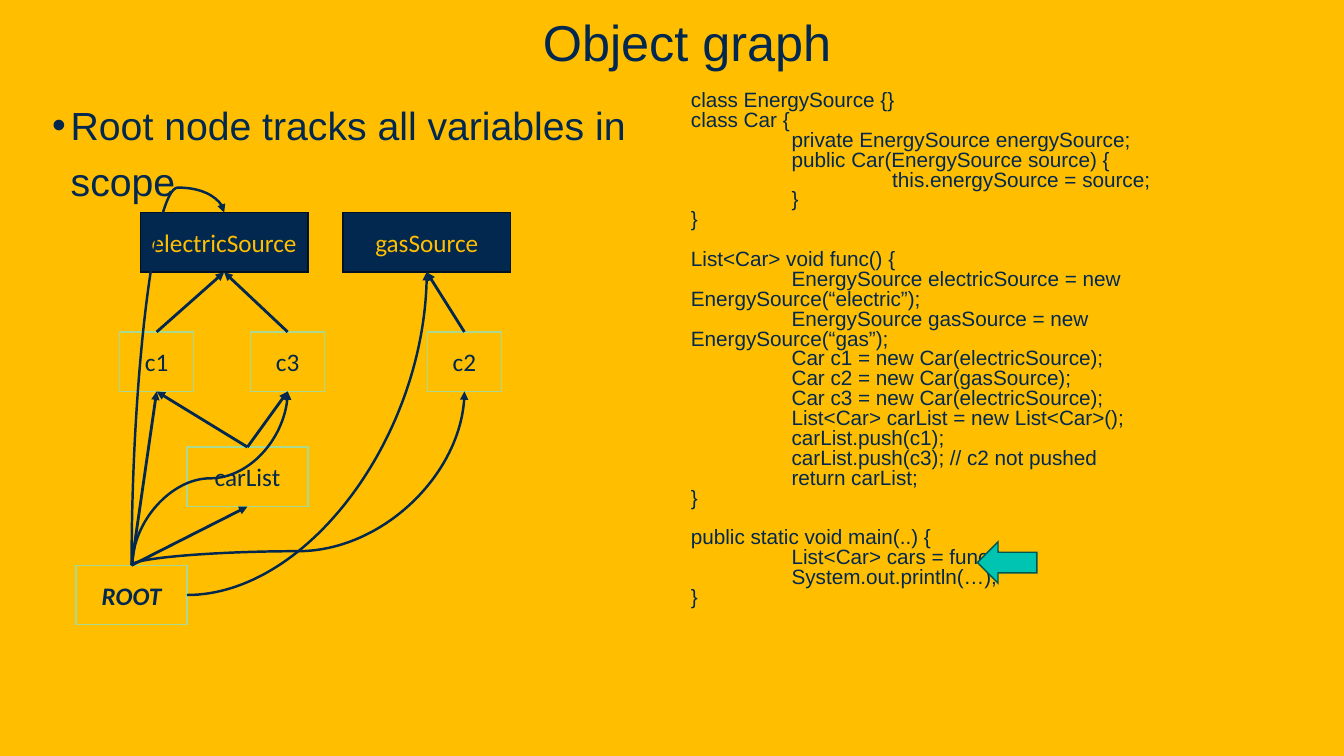
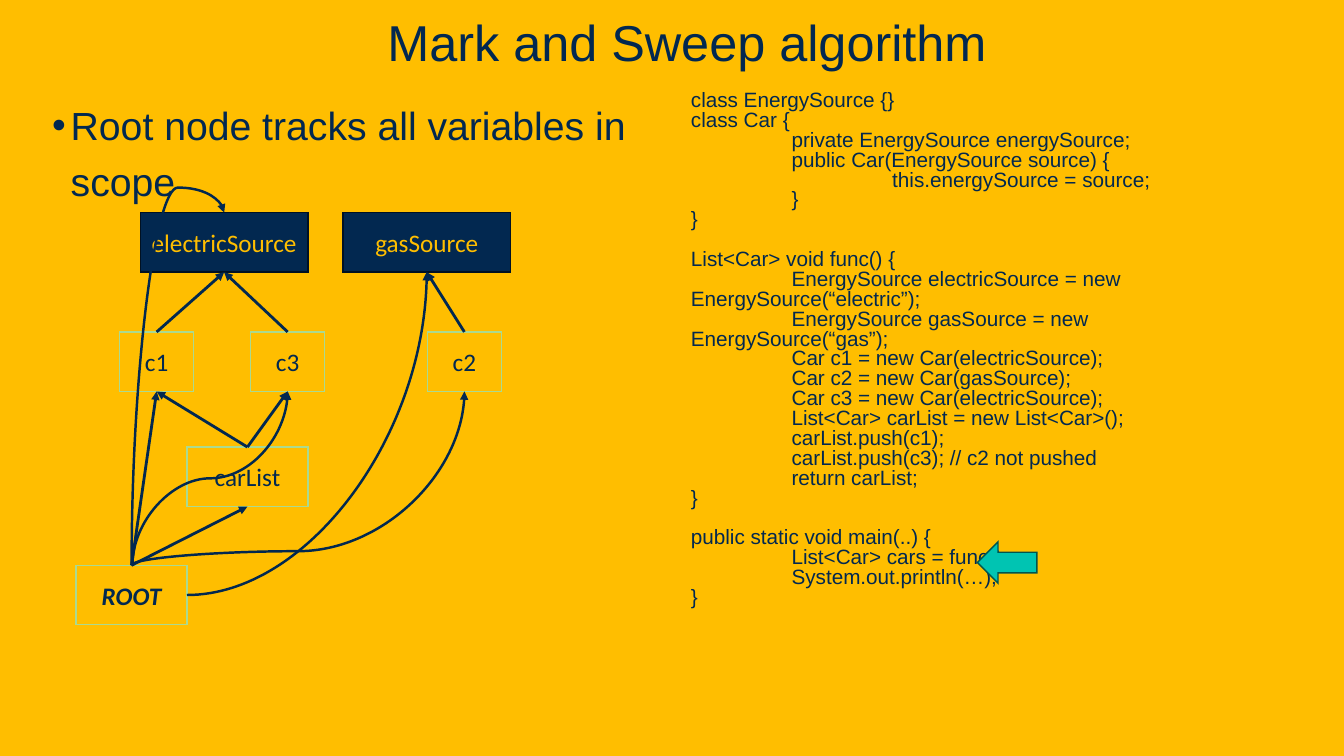
Before and after one commit to davsec-teaching/ECS160-Winter2025, a slide deck: slide 97 of slides/9_software_security.pptx (slide 92 before the commit). Drawn at 1344x756 pixels with LibreOffice and Linux fonts; fonts in the diff are those of the drawing; background and template pictures are left out. Boxes give left, top, right and bottom in pixels: in the first picture for what was removed or moved away, otherwise in the second. Text is boxed around its words. In the diff, an @@ line names an element or a change of style, - is before the commit and + after.

```diff
--- a/slides/9_software_security.pptx
+++ b/slides/9_software_security.pptx
@@ title at (387,24,986,71): text changed @@
-Object graph
+Mark and Sweep algorithm
```
Also in this commit, not shown: 9 other slides changed, 16 slides added.
